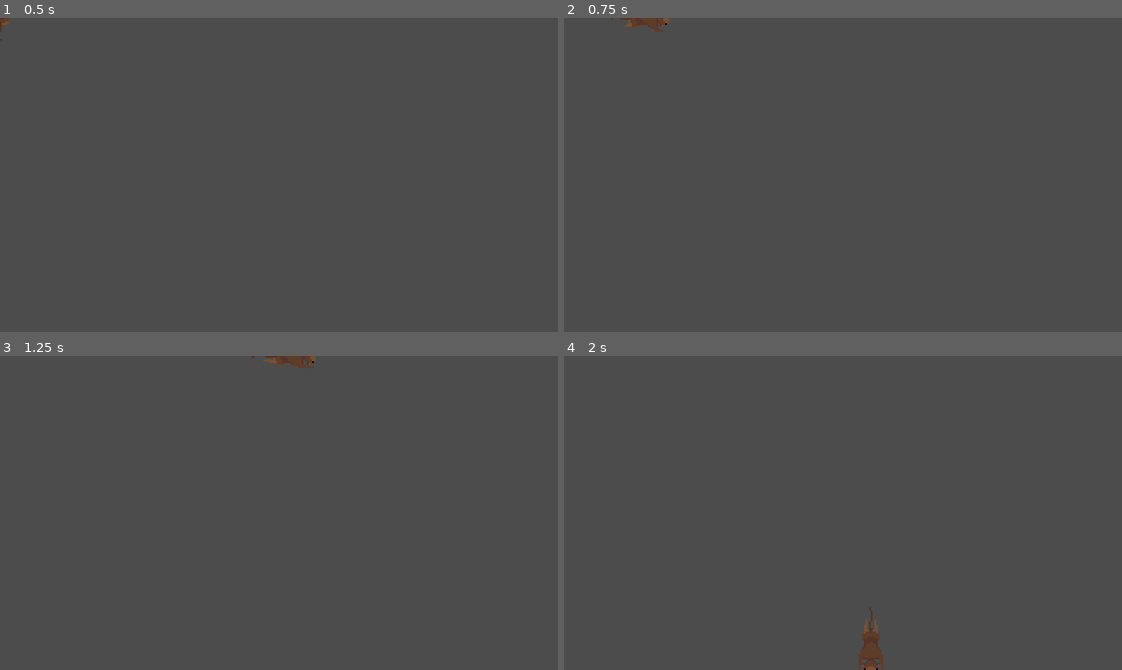
Above: before the commit, frames 1-4 (two rows, left to right).
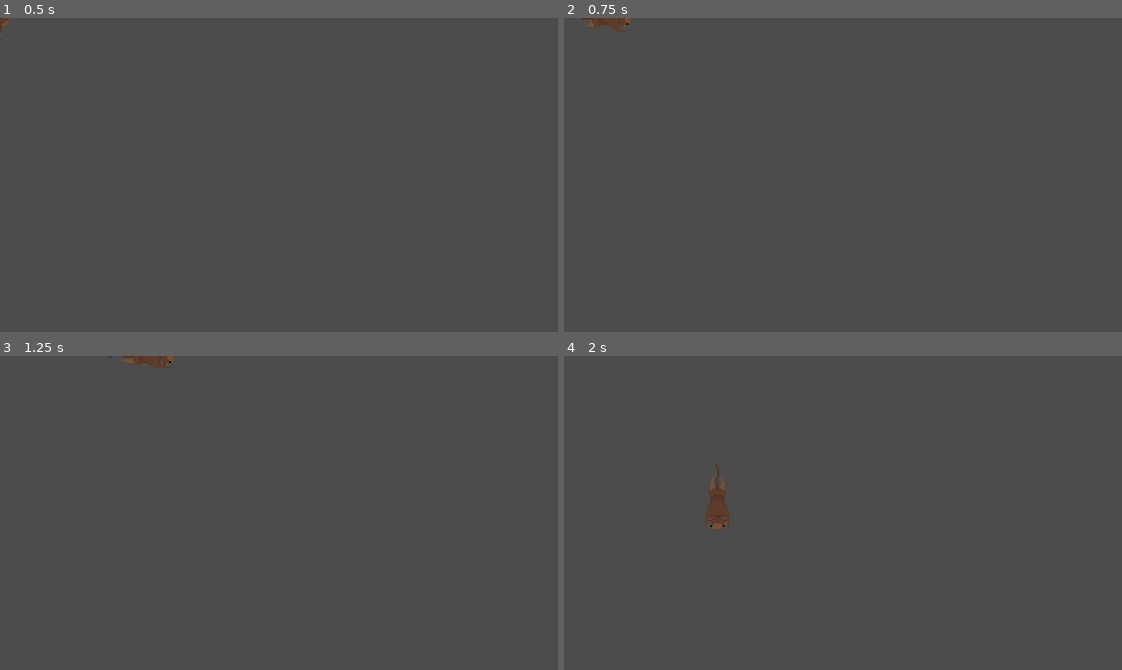
Above: after the commit, the same moments.

Repository: Spencer-Comin/OOH-Return-to-Monke
Game: Godot game, scene res://Game.tscn
Same seed, same stepped clock (60 frames per second), same inputs: the game is played once before the commit and once after it.
Inputs:
- Up to frame 1 (0.5 s): no input
- Up to frame 2 (0.75 s): tap Enter at 0.5 s; hold Right (ui_right) from 0.53 s (still down); tap Space (throw) at 0.6 s
- Up to frame 3 (1.25 s): keep holding Right (ui_right)
- Up to frame 4 (2 s): release Right (ui_right) at 1.28 s; hold Down (ui_down) from 1.28 s (still down); tap Space (throw) at 1.35 s

Frame 1 is identical in both runs. In frame 2, 0.4% of the frame differs, in the area x 1-19%, y 0-5%; in frame 3, 0.5%; in frame 4, 1.0%, in the area x 25-58%, y 34-100%.

Commit message:
Catch banan
Add animation for catching, and physics for bananarang

Diff:
--- a/Banan.gd
+++ b/Banan.gd
@@ -1,18 +1,21 @@
-extends Area2D
+extends RigidBody2D
 
-var speed = 5
+
+var player_attraction = 0.5
+var velocity = Vector2.ZERO
+export var alive_time = 0
+
 
 func _ready():
 	$AnimationPlayer.play("spin")
 
 func _physics_process(delta):
-	position -= transform.y * speed
-
-func _on_Bullet_body_entered(body):
-	if body.is_in_group("mobs"):
-		body.queue_free()
-	queue_free()
+	alive_time += delta
+	var acceleration = ($"../Player/ThrowPoint".global_position - position).normalized() * player_attraction
+	velocity += acceleration
+	position += velocity
 
 
 func _on_VisibilityNotifier2D_screen_exited():
-	queue_free()
+	pass
+	#queue_free()
--- a/Banan.tscn
+++ b/Banan.tscn
@@ -2,9 +2,6 @@
 
 [ext_resource path="res://monke_spritesheets/banan.png" type="Texture" id=1]
 [ext_resource path="res://Banan.gd" type="Script" id=2]
-
-[sub_resource type="CircleShape2D" id=1]
-radius = 9.08528
 
 [sub_resource type="Animation" id=2]
 resource_name = "spin"
@@ -24,7 +21,12 @@
 "values": [ 0, 1, 2, 3 ]
 }
 
-[node name="Banan" type="Area2D"]
+[sub_resource type="CircleShape2D" id=1]
+radius = 11.2133
+
+[node name="Banan" type="RigidBody2D" groups=[
+"Banan",
+]]
 script = ExtResource( 2 )
 
 [node name="Sprite" type="Sprite" parent="."]
@@ -33,9 +35,6 @@
 vframes = 2
 frame = 3
 
-[node name="CollisionShape2D" type="CollisionShape2D" parent="."]
-shape = SubResource( 1 )
-
 [node name="AnimationPlayer" type="AnimationPlayer" parent="."]
 anims/spin = SubResource( 2 )
 
@@ -43,4 +42,9 @@
 position = Vector2( 0.470399, -1.69275 )
 scale = Vector2( 0.717761, 0.746671 )
 
+[node name="CollisionShape2D" type="CollisionShape2D" parent="." groups=[
+"Banan",
+]]
+shape = SubResource( 1 )
+
 [connection signal="screen_exited" from="VisibilityNotifier2D" to="." method="_on_VisibilityNotifier2D_screen_exited"]
--- a/Player.gd
+++ b/Player.gd
@@ -1,24 +1,21 @@
-extends Node2D
+extends KinematicBody2D
 
 export (PackedScene) var Banan
 
 var velocity
 export var speed = 2
+export var throw_speed = 15
 var screen_size
 var throwing = false
 var can_throw = true
 var cooldown_time = 2
+var catch_obj
 
 
 # Called when the node enters the scene tree for the first time.
 func _ready():
 	screen_size = get_viewport_rect().size
-	$KinematicBody2D/AnimationPlayer.play("sit")
-
-
-func start(x, y):
-	position.x = x
-	position.y = y
+	$Monke/AnimationPlayer.play("sit")
 
 
 # Called every frame. 'delta' is the elapsed time since the previous frame.
@@ -35,13 +32,12 @@
 		velocity.y = 1
 
 	if Input.is_action_just_pressed("throw") and can_throw:
-		$KinematicBody2D/AnimationPlayer.play("throw")
+		$Monke/AnimationPlayer.play("throw")
 	elif velocity.length() > 0 and not throwing:
-		$KinematicBody2D.rotation = velocity.angle() + PI/2
+		rotation = velocity.angle() + PI/2
 		velocity = velocity.normalized() * speed
-		$KinematicBody2D.move_and_collide(velocity)
-		position = $KinematicBody2D.position
-		$KinematicBody2D/AnimationPlayer.play("run")
+		move_and_collide(velocity)
+		$Monke/AnimationPlayer.play("run")
 
 
 func throw():
@@ -53,7 +49,9 @@
 
 	var b = Banan.instance()
 	owner.add_child(b)
-	b.transform = $KinematicBody2D/ThrowPoint.global_transform
+	var angle = rotation - PI/2
+	b.velocity = Vector2(cos(angle), sin(angle)) * throw_speed
+	b.transform = $ThrowPoint.global_transform
 
 
 func _on_ThrowCooldown_timeout():
@@ -63,3 +61,14 @@
 
 func _on_AnimationPlayer_animation_finished(anim_name):
 	throwing = false
+
+
+func _on_CatchArea_body_entered(body):
+	if body.is_in_group("Banan") and body.alive_time > 1:
+		$Monke/AnimationPlayer.play("catch")
+		body.velocity = Vector2.ZERO
+		catch_obj = body
+
+
+func remove_catch_obj():
+	catch_obj.queue_free()
--- a/Player.tscn
+++ b/Player.tscn
@@ -8,11 +8,42 @@
 radius = 6.97476
 height = 11.1417
 
+[sub_resource type="Animation" id=12]
+resource_name = "catch"
+length = 0.4
+step = 0.025
+tracks/0/type = "value"
+tracks/0/path = NodePath(".:frame")
+tracks/0/interp = 1
+tracks/0/loop_wrap = true
+tracks/0/imported = false
+tracks/0/enabled = true
+tracks/0/keys = {
+"times": PoolRealArray( 0, 0.025, 0.05, 0.075, 0.125, 0.175, 0.225, 0.275, 0.325, 0.375 ),
+"transitions": PoolRealArray( 1, 1, 1, 1, 1, 1, 1, 1, 1, 1 ),
+"update": 1,
+"values": [ 16, 15, 14, 13, 12, 11, 10, 9, 8, 7 ]
+}
+tracks/1/type = "method"
+tracks/1/path = NodePath("..")
+tracks/1/interp = 1
+tracks/1/loop_wrap = true
+tracks/1/imported = false
+tracks/1/enabled = true
+tracks/1/keys = {
+"times": PoolRealArray( 0.1 ),
+"transitions": PoolRealArray( 1 ),
+"values": [ {
+"args": [  ],
+"method": "remove_catch_obj"
+} ]
+}
+
 [sub_resource type="Animation" id=9]
 length = 0.4
 step = 0.0666667
 tracks/0/type = "value"
-tracks/0/path = NodePath("Monke:frame")
+tracks/0/path = NodePath("../Monke:frame")
 tracks/0/interp = 1
 tracks/0/loop_wrap = true
 tracks/0/imported = false
@@ -27,7 +58,7 @@
 [sub_resource type="Animation" id=10]
 length = 0.2
 tracks/0/type = "value"
-tracks/0/path = NodePath("Monke:frame")
+tracks/0/path = NodePath("../Monke:frame")
 tracks/0/interp = 1
 tracks/0/loop_wrap = true
 tracks/0/imported = false
@@ -40,62 +71,72 @@
 }
 
 [sub_resource type="Animation" id=11]
-length = 0.6
+length = 0.733333
 step = 0.0666667
-tracks/0/type = "value"
-tracks/0/path = NodePath("Monke:frame")
+tracks/0/type = "method"
+tracks/0/path = NodePath("..")
 tracks/0/interp = 1
 tracks/0/loop_wrap = true
 tracks/0/imported = false
 tracks/0/enabled = true
 tracks/0/keys = {
-"times": PoolRealArray( 0, 0.0666667, 0.133333, 0.2, 0.266667, 0.333333, 0.4, 0.466667, 0.533333 ),
-"transitions": PoolRealArray( 1, 1, 1, 1, 1, 1, 1, 1, 1 ),
-"update": 1,
-"values": [ 8, 9, 10, 11, 12, 13, 14, 15, 7 ]
-}
-tracks/1/type = "method"
-tracks/1/path = NodePath("..")
-tracks/1/interp = 1
-tracks/1/loop_wrap = true
-tracks/1/imported = false
-tracks/1/enabled = true
-tracks/1/keys = {
-"times": PoolRealArray( 0.333333 ),
+"times": PoolRealArray( 0.404038 ),
 "transitions": PoolRealArray( 1 ),
 "values": [ {
 "args": [  ],
 "method": "throw"
 } ]
 }
+tracks/1/type = "value"
+tracks/1/path = NodePath(".:frame")
+tracks/1/interp = 1
+tracks/1/loop_wrap = true
+tracks/1/imported = false
+tracks/1/enabled = true
+tracks/1/keys = {
+"times": PoolRealArray( 0, 0.0714653, 0.133333, 0.2, 0.266667, 0.333333, 0.4, 0.466667, 0.533333, 0.6, 0.656112 ),
+"transitions": PoolRealArray( 1, 1, 1, 1, 1, 1, 1, 1, 1, 1, 1 ),
+"update": 1,
+"values": [ 7, 8, 9, 10, 11, 12, 13, 14, 15, 16, 7 ]
+}
 
-[node name="Player" type="Node2D"]
+[sub_resource type="CircleShape2D" id=13]
+radius = 20.5045
+
+[node name="Player" type="KinematicBody2D"]
 script = ExtResource( 2 )
 Banan = ExtResource( 4 )
-
-[node name="KinematicBody2D" type="KinematicBody2D" parent="."]
-
-[node name="CollisionShape2D" type="CollisionShape2D" parent="KinematicBody2D"]
-position = Vector2( 0, -4 )
-shape = SubResource( 8 )
-
-[node name="ThrowPoint" type="Position2D" parent="KinematicBody2D"]
-position = Vector2( 0, -30 )
-
-[node name="AnimationPlayer" type="AnimationPlayer" parent="KinematicBody2D"]
-anims/run = SubResource( 9 )
-anims/sit = SubResource( 10 )
-anims/throw = SubResource( 11 )
-
-[node name="Monke" type="Sprite" parent="KinematicBody2D"]
-texture = ExtResource( 1 )
-hframes = 6
-vframes = 3
-frame = 13
 
 [node name="ThrowCooldown" type="Timer" parent="."]
 wait_time = 4.0
 one_shot = true
 
-[connection signal="animation_finished" from="KinematicBody2D/AnimationPlayer" to="." method="_on_AnimationPlayer_animation_finished"]
+[node name="CollisionShape2D" type="CollisionShape2D" parent="."]
+position = Vector2( 0, -4 )
+shape = SubResource( 8 )
+
+[node name="ThrowPoint" type="Position2D" parent="."]
+position = Vector2( 0, -30 )
+
+[node name="Monke" type="Sprite" parent="."]
+texture = ExtResource( 1 )
+hframes = 6
+vframes = 3
+frame = 7
+
+[node name="AnimationPlayer" type="AnimationPlayer" parent="Monke"]
+anims/catch = SubResource( 12 )
+anims/run = SubResource( 9 )
+anims/sit = SubResource( 10 )
+anims/throw = SubResource( 11 )
+
+[node name="CatchArea" type="Area2D" parent="."]
+
+[node name="CollisionShape2D" type="CollisionShape2D" parent="CatchArea"]
+position = Vector2( 0, -30 )
+shape = SubResource( 13 )
+
 [connection signal="timeout" from="ThrowCooldown" to="." method="_on_ThrowCooldown_timeout"]
+[connection signal="animation_finished" from="Monke/AnimationPlayer" to="." method="_on_AnimationPlayer_animation_finished"]
+[connection signal="area_entered" from="CatchArea" to="." method="_on_CatchArea_area_entered"]
+[connection signal="body_entered" from="CatchArea" to="." method="_on_CatchArea_body_entered"]
Not shown: 1 places in Player.tscn that only renumber resources
Binary file removed: monke_spritesheets/monke_run.png
Not shown, removed: monke_spritesheets/monke_run.png.import
Binary file removed: monke_spritesheets/monke_throw.png
Not shown, removed: monke_spritesheets/monke_throw.png.import
